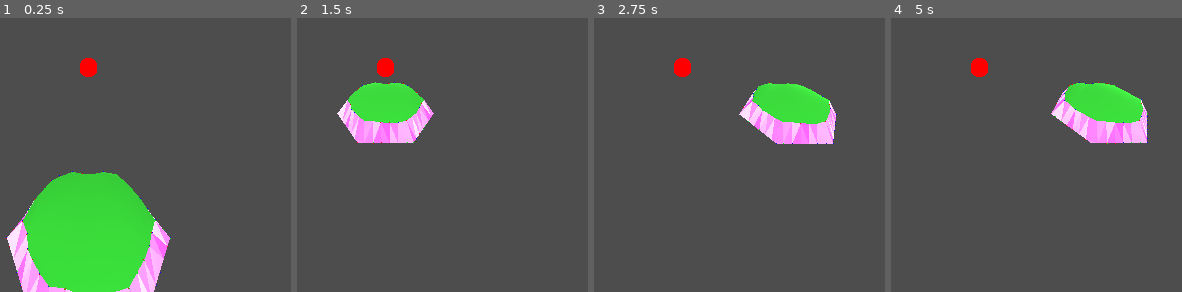
Above: before the commit, frames 1-4 (left to right).
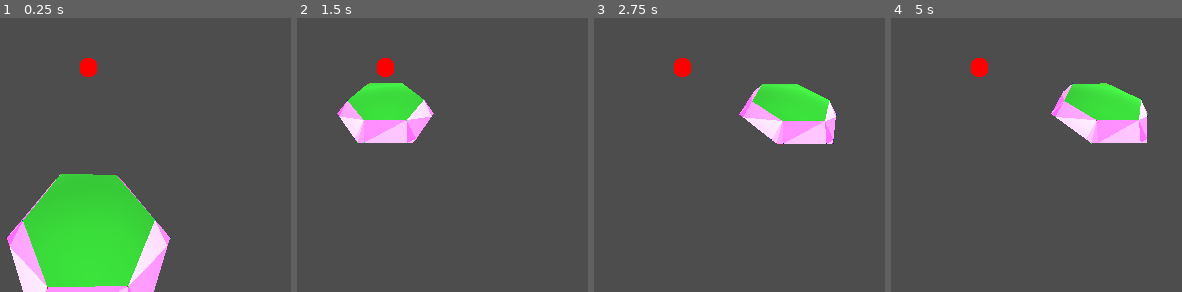
Above: after the commit, the same moments.

Repository: vincentwoelfer/hex
Game: Godot game, scene res://scenes/TestScene.tscn
Same seed, same stepped clock (60 frames per second), same inputs: the game is played once before the commit and once after it.
Inputs (mouse positions are in pixels of both pictures, inside the frame that each line leads up to):
- Up to frame 1 (0.25 s): no input
- Up to frame 2 (1.5 s): tap Enter at 0.5 s; move the mouse to (561, 45) at 0.52 s; hold S (move_cam_backward) 0.53-1.28 s; move the mouse to (outside the picture) at 1.27 s; tap W (move_cam_forward) at 1.35 s
- Up to frame 3 (2.75 s): tap Space at 2 s; move the mouse to (outside the picture) at 2.02 s; hold A (move_cam_left) from 2.03 s (still down)
- Up to frame 4 (5 s): move the mouse to (940, 157) at 2.77 s; release A (move_cam_left) at 2.78 s; tap D (move_cam_right) at 2.85 s; tap Enter at 3.5 s; move the mouse to (outside the picture) at 3.52 s; hold Q (rotate_cam_left) 3.53-4.28 s; move the mouse to (outside the picture) at 4.27 s; tap E (rotate_cam_right) at 4.35 s

The runs differ from the first frame. In frame 1, 3.6% of the frame differs, in the area x 2-58%, y 55-100%; in frame 2, 1.7%; in frame 3, 1.9%; in frame 4, 1.9%.

Commit message:
-- wip --

Diff:
--- a/scenes/TestScene.tscn
+++ b/scenes/TestScene.tscn
@@ -32,4 +32,4 @@
 height = 1.0
 transition_height_factor = 0.5
 core_circle_smooth_strength = 0.5
-extra_verts_per_side = 4
+extra_verts_per_side = 0
--- a/src/HexGeometry.gd
+++ b/src/HexGeometry.gd
@@ -51,7 +51,7 @@
 	# 	var height_left := HexConst.transition_height(left_adjacent)
 	# 	var height_right := HexConst.transition_height(right_adjacent)
 
-	# 	# Lake left as reference and compute from that perspective
+	# 	# Take left as reference and compute from that perspective
 	# 	var left_to_right_adjacent := right_adjacent - left_adjacent
 	# 	var height_from_left_to_right := HexConst.transition_height(left_to_right_adjacent)
 
